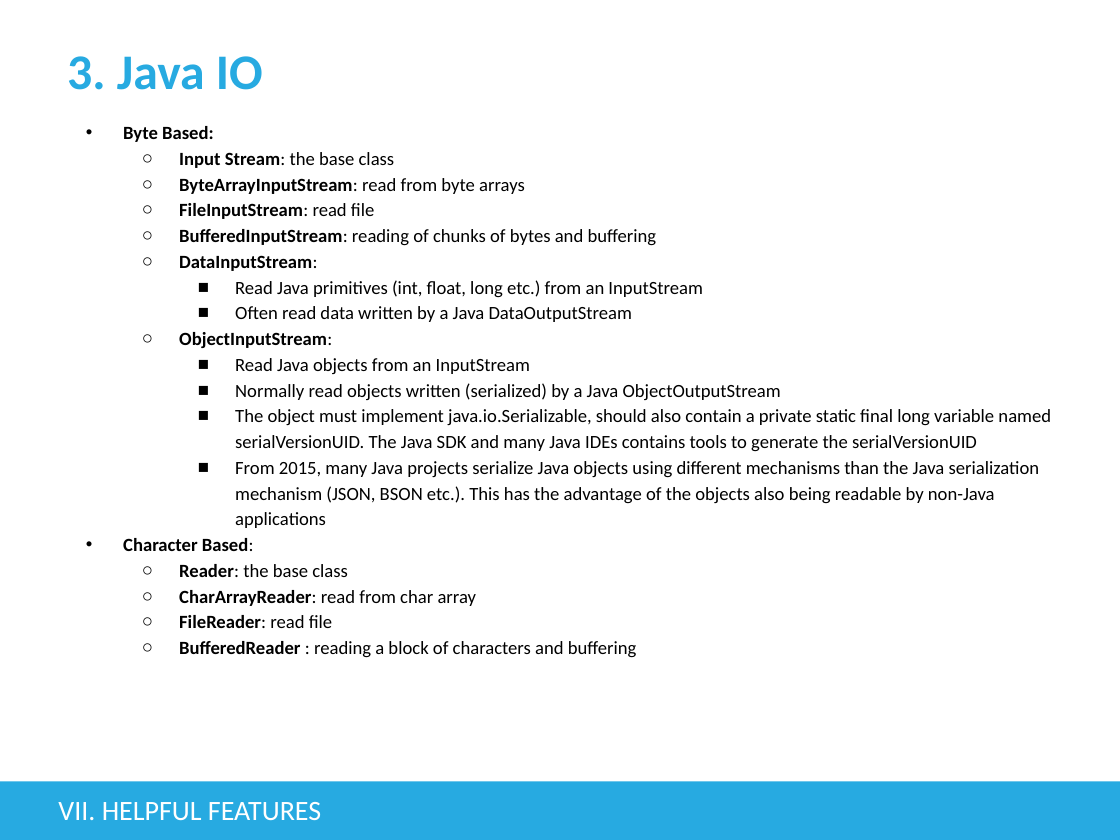
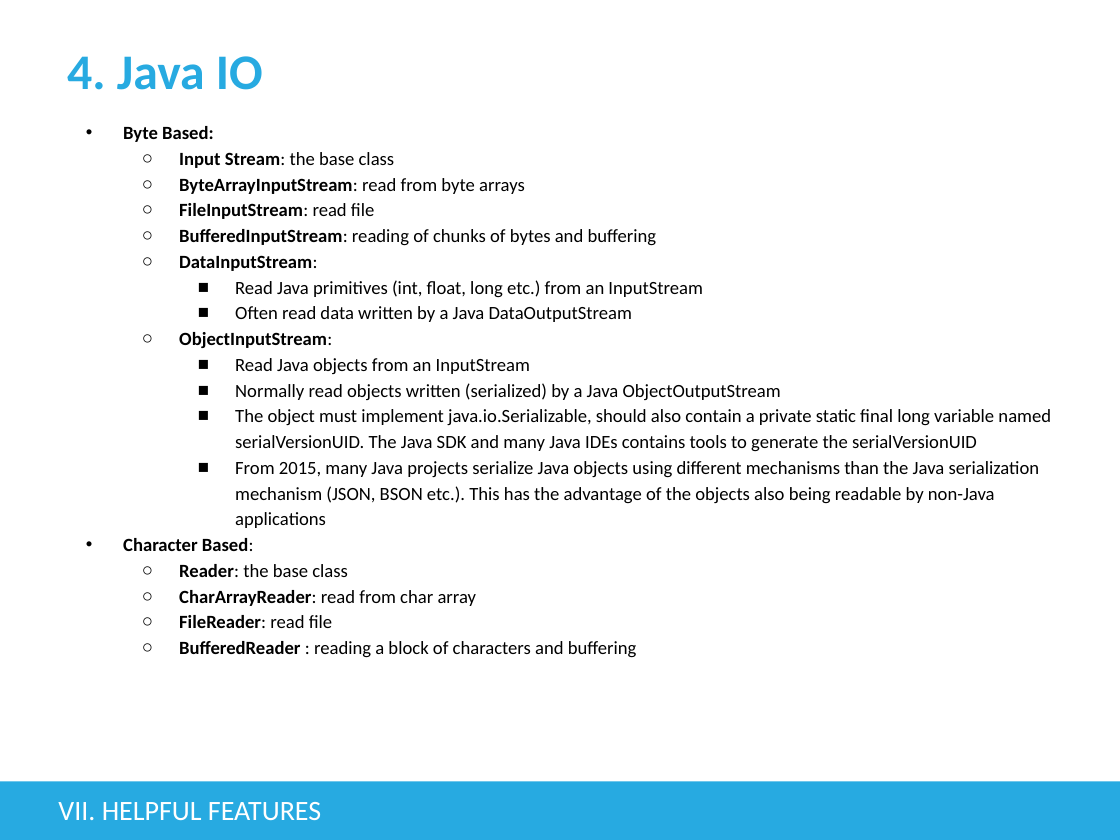
Before and after one commit to tienphat14/java-exercise, a slide deck: slide 78 of src/main/resources/Basic Java.pptx (slide 70 before the commit). Drawn at 1120x840 pixels with LibreOffice and Linux fonts; fonts in the diff are those of the drawing; background and template pictures are left out. Boxes give left, top, right and bottom in pixels: in the first picture for what was removed or moved away, otherwise in the second. Text is boxed around its words. In the diff, an @@ line names an element or a change of style, - is before the commit and + after.

```diff
--- a/src/main/resources/Basic Java.pptx
+++ b/src/main/resources/Basic Java.pptx
@@ title at [67,56,263,90]: text changed @@
-3. Java IO
+4. Java IO
```
Also in this commit, not shown: 2 other slides changed, 10 slides added, 4 other files.
